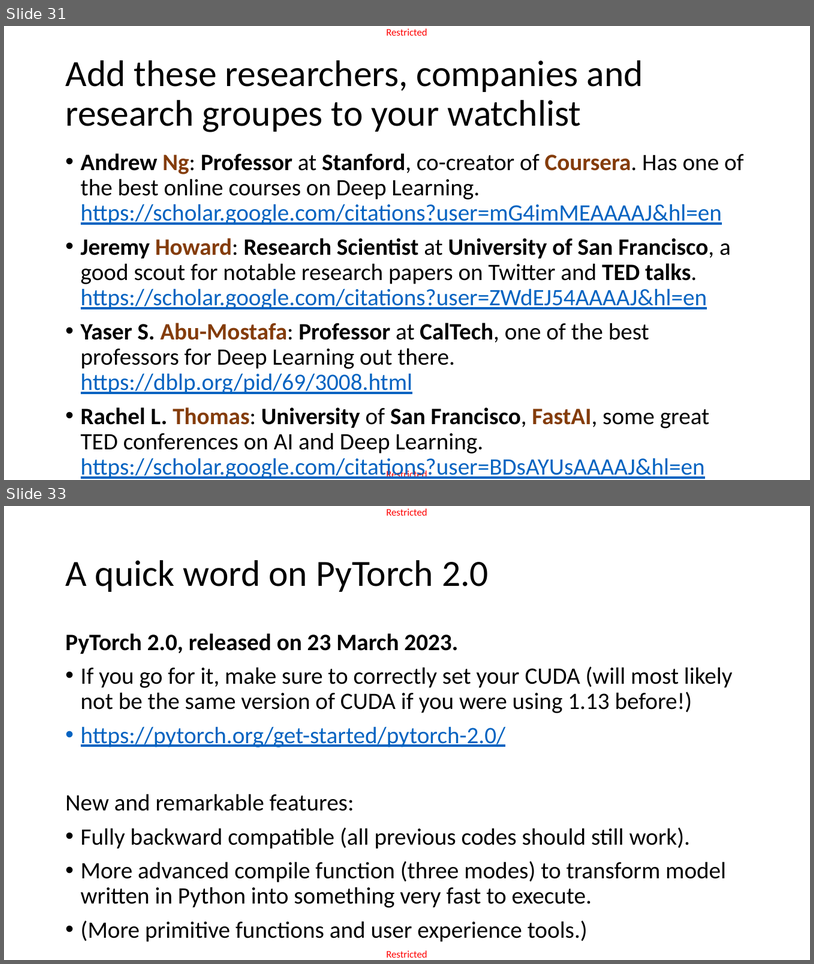
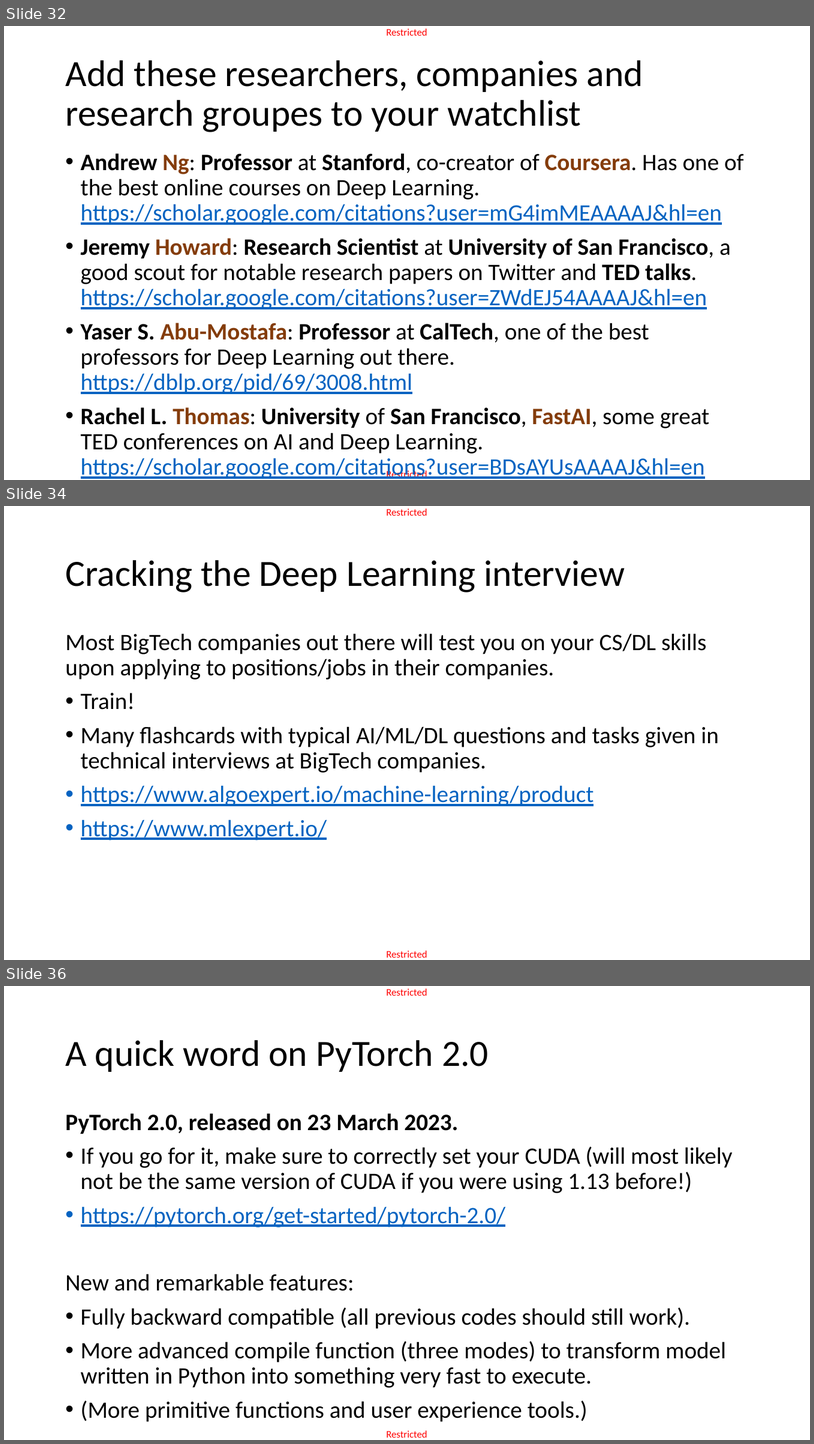
Before and after one commit to matthieudemari/SUTD_DL_50_039, a slide deck: W12/3. W12S3 final/W12S3.pptx. Shown one above the other, each under a label of ours: slides 31 and 33 before the commit, slides 32, 34 and 36 after it; the slides between them are not shown. The pictures are 814x964 and 814x1444 pixels, drawn with LibreOffice and Linux fonts; fonts in the diff are those of the drawing. Boxes give left, top, right and bottom in pixels: in the first picture for what was removed or moved away, otherwise in the second. Text is boxed around its words. In the diff, an @@ line names an element or a change of style, - is before the commit and + after.

```diff
--- a/W12/3. W12S3 final/W12S3.pptx
+++ b/W12/3. W12S3 final/W12S3.pptx
@@ slide 34 added at [4,506,810,960], background #FFFFFF; not listed: 2 template elements that a slide beside it also shows @@
@@ title added at [65,560,625,592], 44 pt, text #000000 @@
+Cracking the Deep Learning interview
@@ text added at [65,633,719,840], 28 pt, text #000000 @@
+Most BigTech companies out there will test you on your CS/DL skills upon applying to positions/jobs in their companies.
+• Train!
+• Many flashcards with typical AI/ML/DL questions and tasks given in technical interviews at BigTech companies.
+• https://www.algoexpert.io/machine-learning/product
+• https://www.mlexpert.io/
@@ what was slide 31 is now slide 32 @@
@@ what was slide 33 is now slide 36 @@
```
Also in this commit, not shown: 13 slides changed, 2 other slides added, 6 other files.
